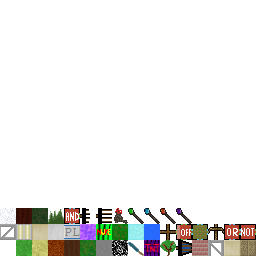
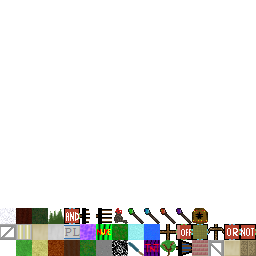
The second 256 × 256 image is a revision of the first. Changes to its layers:
painted on "ItemTextures.png" over [192,208,208,224]
